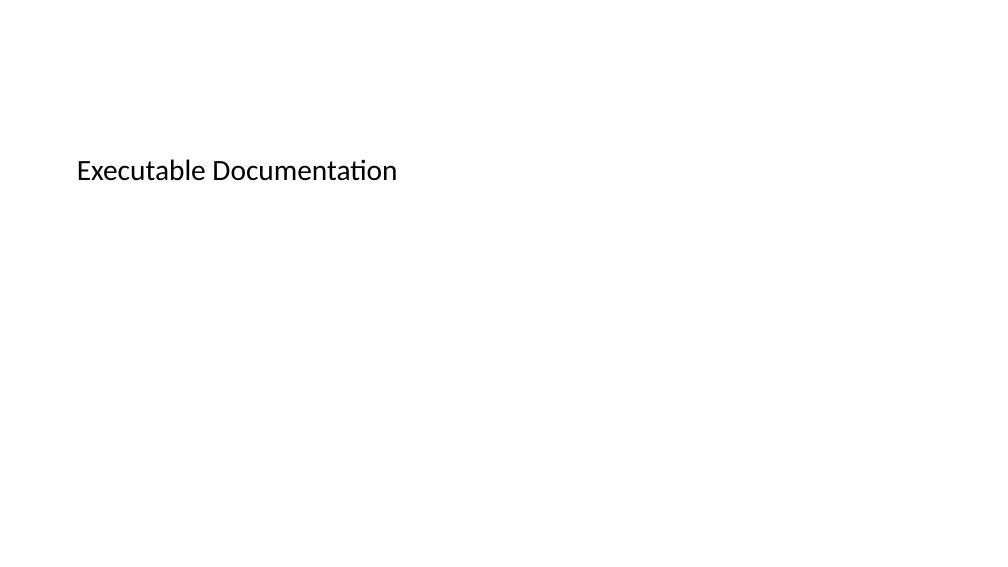
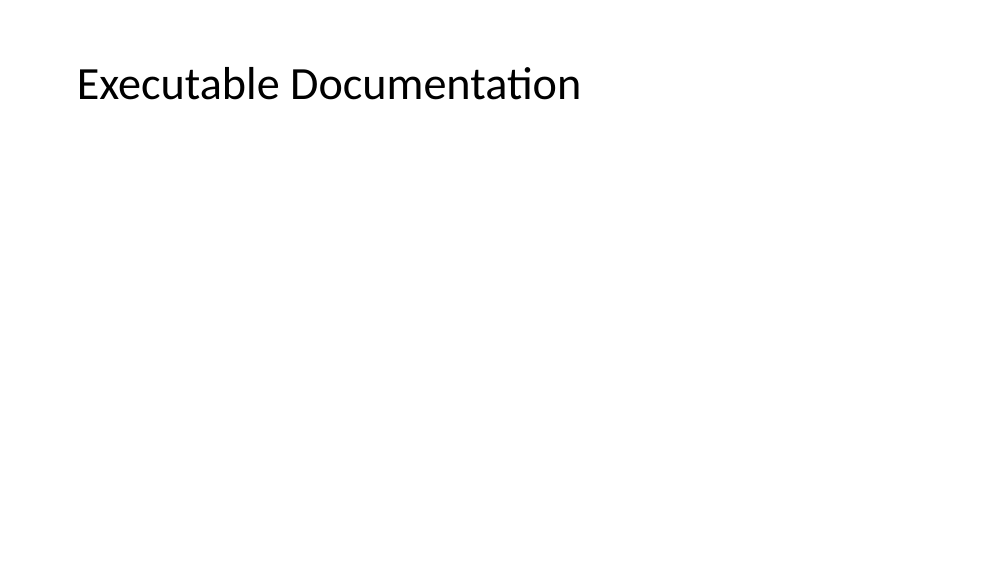
Before and after one commit to SunilPrasad/GithubRepo, a slide deck: slide 9 of TDDExamples/Persentation/TDD.pptx (slide 8 before the commit). Drawn at 1008x567 pixels with LibreOffice and Linux fonts; fonts in the diff are those of the drawing. Boxes give left, top, right and bottom in pixels: in the first picture for what was removed or moved away, otherwise in the second. Text is boxed around its words. In the diff, an @@ line names an element or a change of style, - is before the commit and + after.

```diff
--- a/TDDExamples/Persentation/TDD.pptx
+++ b/TDDExamples/Persentation/TDD.pptx
@@ title "Executable Documentation": place and size @@
-title "Executable Documentation" at [77,159,397,181]
+title "Executable Documentation" at [77,67,581,100]
@@ title "Executable Documentation" at [77,67,581,100]: size 28 to 44 pt; less space between paragraphs; vertical alignment top to middle @@
```
Also in this commit, not shown: 2 other slides changed, 1 slide added, 1 other file.
